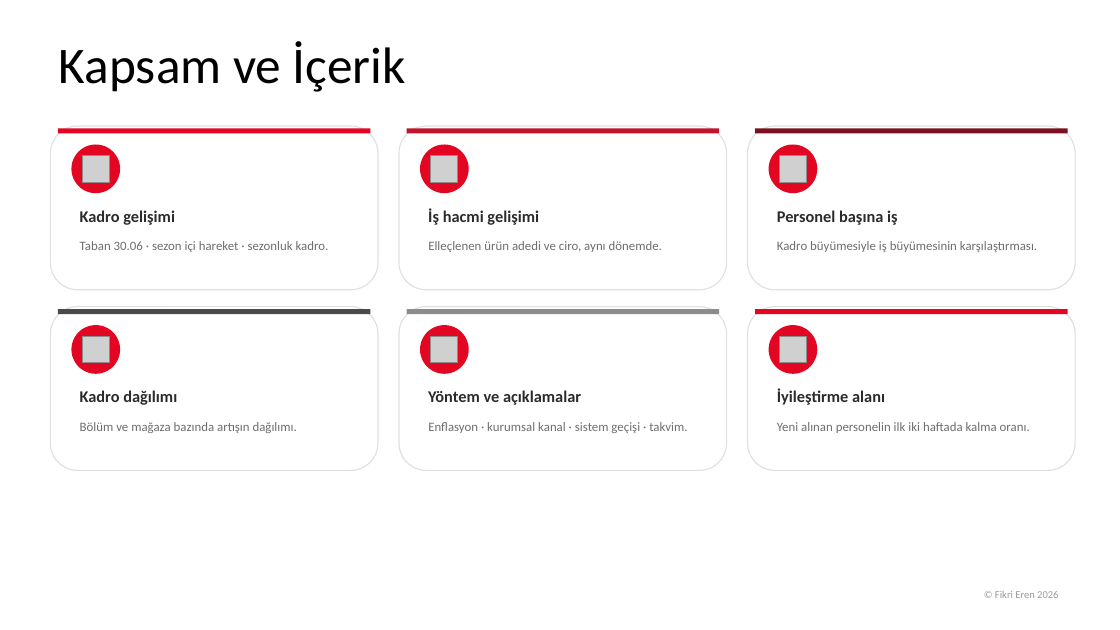
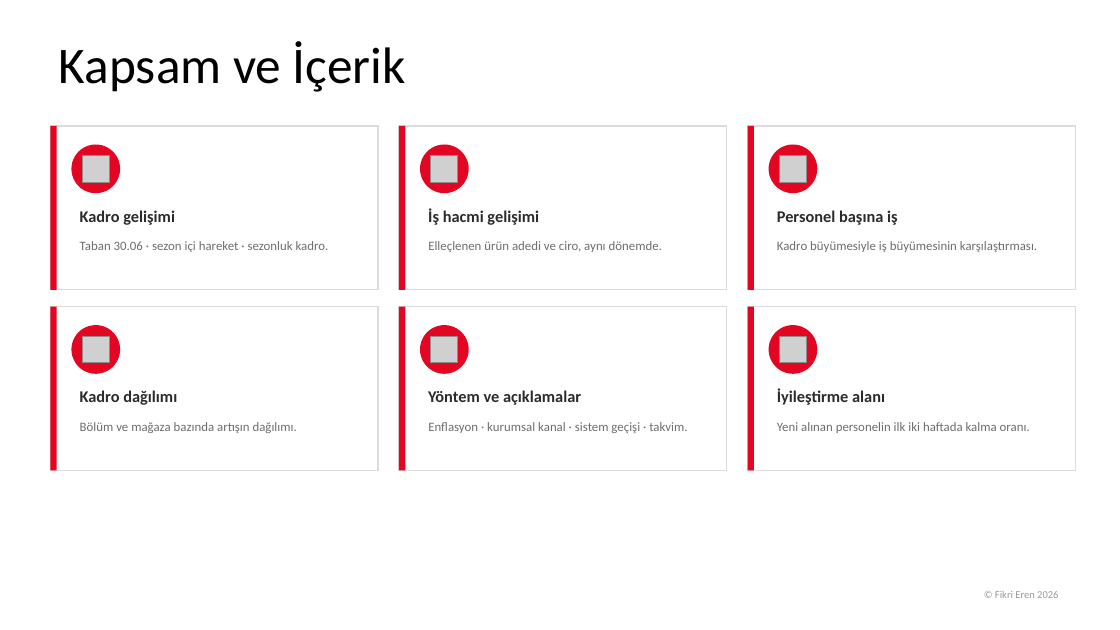
Before and after one commit to fikrierenn/pusula, a slide deck: slide 2 of briefings/sezon-kadro-20260902/sunum-kadro-sezon2026.pptx. Drawn at 1120x630 pixels with LibreOffice and Linux fonts; fonts in the diff are those of the drawing; grey boxes stand for pictures; background and template pictures are left out. Boxes give left, top, right and bottom in pixels: in the first picture for what was removed or moved away, otherwise in the second. Text is boxed around its words. In the diff, an @@ line names an element or a change of style, - is before the commit and + after.

```diff
--- a/briefings/sezon-kadro-20260902/sunum-kadro-sezon2026.pptx
+++ b/briefings/sezon-kadro-20260902/sunum-kadro-sezon2026.pptx
@@ rectangle: place and size @@
-rectangle at [58,129,371,134]
+rectangle at [50,126,56,290]
@@ rectangle added at [399,126,405,290], fill #E30622 @@
@@ rectangle removed at [407,129,719,134] @@
@@ rectangle added at [748,126,754,290], fill #E30622 @@
@@ rectangle removed at [755,129,1068,134] @@
@@ rectangle added at [50,307,56,471], fill #E30622 @@
@@ rectangle removed at [58,309,371,314] @@
@@ rectangle added at [399,307,405,471], fill #E30622 @@
@@ rectangle removed at [407,309,719,314] @@
@@ rounded rectangle to rectangle; outline #E0E0E0 1 pt to #DCDCDC 1 pt in 6 elements at [50,126,378,290], [399,126,727,290], [748,126,1075,290], [50,307,378,471], [399,307,727,471], [748,307,1075,471] @@
@@ rectangle: place and size @@
-rectangle at [755,309,1068,314]
+rectangle at [748,307,754,471]
```
Also in this commit, not shown: 10 other slides changed, 1 other file.
